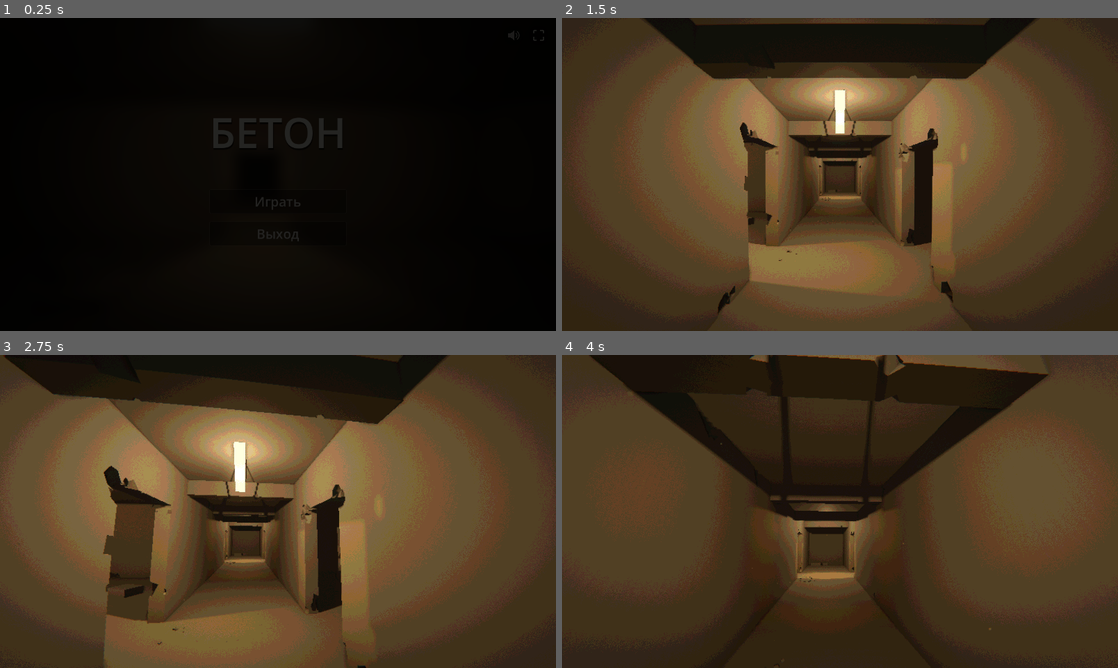
Above: before the commit, frames 1-4 (two rows, left to right).
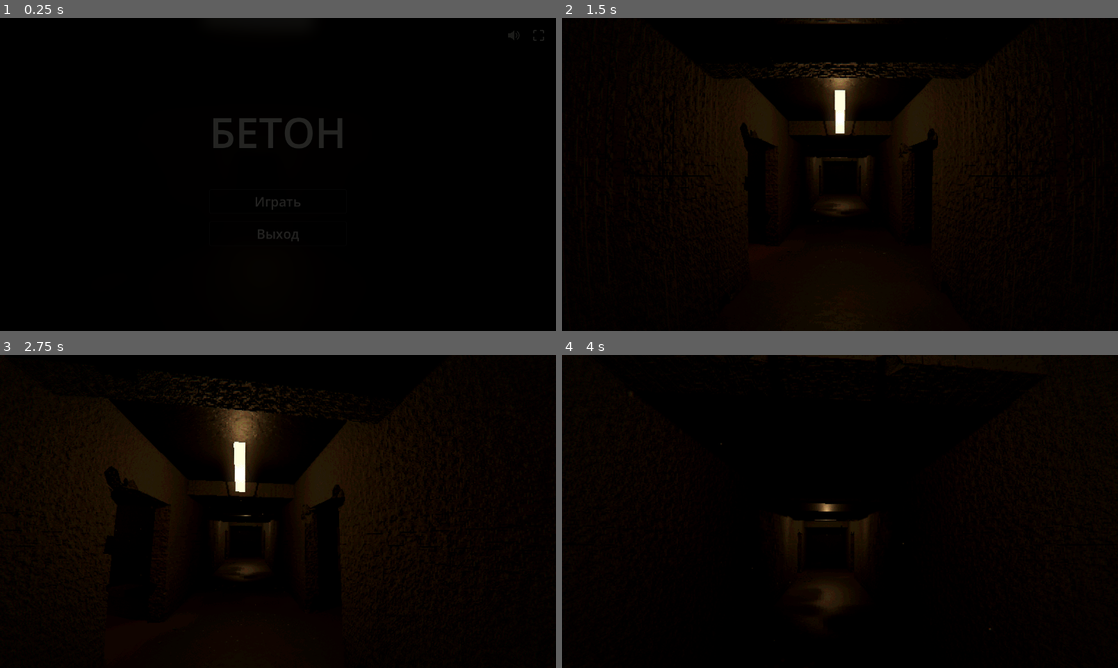
Above: after the commit, the same moments.

Repository: volinadtim/german-games
Game: Godot game, scene res://main.tscn
Two runs of this game, one before a commit and one after it. Both use one fixed random seed, a clock stepped at 60 frames per second and the inputs below.
Inputs (mouse positions are in pixels of both pictures, inside the frame that each line leads up to):
- Up to frame 1 (0.25 s): no input
- Up to frame 2 (1.5 s): click "Играть" at 0.5 s; click "Играть" at 1.25 s
- Up to frame 3 (2.75 s): tap Enter at 2 s; move the mouse to (305, 511) at 2.02 s; hold W (move_forward) from 2.03 s (still down); hold Shift (sprint) from 2.03 s (still down); click (305, 511) at 2.17 s; tap Space (jump) at 2.27 s
- Up to frame 4 (4 s): keep holding W (move_forward); move the mouse to (812, 511) at 2.77 s; release Shift (sprint) at 2.78 s; tap Shift (sprint) at 2.85 s; tap Space (jump) at 3.02 s; move the mouse to (851, 505) at 3.52 s; hold Shift (sprint) from 3.53 s (still down)

The runs differ from the first frame. In frame 2, 93% of the frame differs, in the area x 0-100%, y 0-100%; in frame 3, 93%; in frame 4, 97%.

Commit message:
concrete-halls: фикс шейдера — у всех шумов одинаковый фильтр
Co-Authored-By: Claude Opus 5.5 <noreply@anthropic.com>

Diff:
--- a/godot/concrete-halls/concrete.gdshader
+++ b/godot/concrete-halls/concrete.gdshader
@@ -7,7 +7,7 @@
 uniform sampler2D noise_big : filter_nearest_mipmap, repeat_enable;
 uniform sampler2D noise_fine : filter_nearest_mipmap, repeat_enable;
 uniform sampler2D noise_cell : filter_nearest_mipmap, repeat_enable;   // ячеистый шум — зерно камня
-uniform sampler2D noise_crack : filter_linear_mipmap, repeat_enable;  // извилистый шум — трещины
+uniform sampler2D noise_crack : filter_nearest_mipmap, repeat_enable;  // извилистый шум — трещины
 uniform vec3 base_color : source_color = vec3(0.27, 0.265, 0.25);
 uniform vec3 mold_color : source_color = vec3(0.17, 0.18, 0.15);
 uniform vec3 dust_color : source_color = vec3(0.33, 0.31, 0.29);
